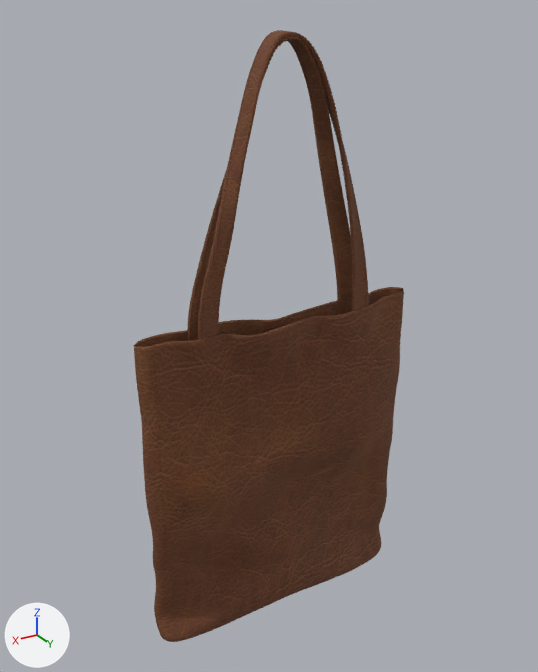
An edit to the FBX model Unity/First version/Assets/章節/結局二/家/包包2.fbx, drawn before and after from the same camera.
Both versions are drawn from a 50 mm lens placed at (4.47, 7.04, 7.66), pointed at (0.08, -0.29, 4.0). Arrows for +X, +Y and +Z are at lower left; the lights stay in place. Where no turn or scale is listed for an object, it has been applied to the vertices.

Names of what the first picture shows: 'Chi Tay Cam.001', 'Chi Tay Cam.002', 'Chi Tay Cam.003', 'Chi Tay Cam.004', 'Chi Tay Cam.006', 'Chi Tay Cam.007', 'Chi Tay Cam.008', 'Object001', 'Tay cam', 'Thread', 'Thread-inside', 'Tui'.
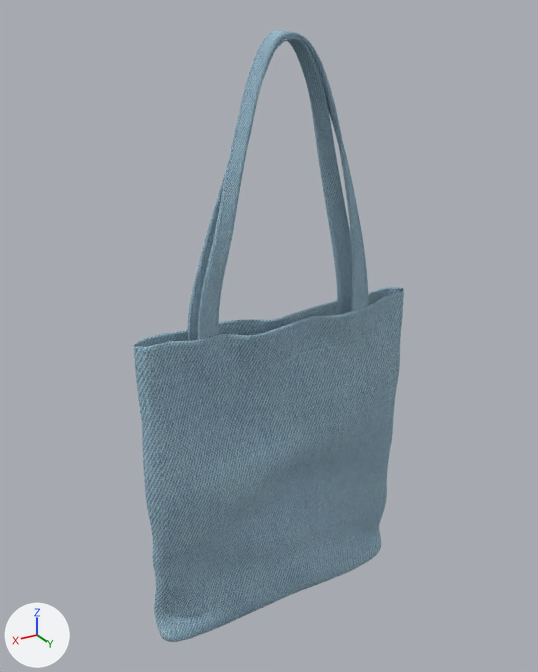
The newer file is also turned or shifted as a whole; pictures and numbers use the older file's frame.

The edits, one by one:
Picture '7e0ee97e9bc436d934ecc02cf3aa0672.jpg' (img_7e0ee97e9bc436d934ecc02cf3aa0672_jpg) is new.
Material 'Material #25' (mat_material__25) changes its picture from img_6e62ce66c86bf72e06f3f68dac3f11c4_jpg to img_7e0ee97e9bc436d934ecc02cf3aa0672_jpg.

Where the change shows, as pixel boxes (x1, y1, x2, y2) in the pictures (538 x 672 px):
'Tui', surface changed (brown to blue): (134, 287, 404, 642) in both
'Tay cam', surface changed (brown to blue): (187, 31, 369, 341) in both
'Object001', surface changed (brown to blue): (239, 399, 335, 536) in both
'Chi Tay Cam.007', surface changed (brown to blue): (217, 32, 355, 333) in both
'Chi Tay Cam.003', surface changed (brown to blue): (202, 30, 367, 339) in both
'Chi Tay Cam.006', surface changed (brown to blue): (190, 39, 351, 341) in both
'Thread', surface changed (brown to blue): (134, 294, 404, 352) in both
'Chi Tay Cam.002', surface changed (brown to blue): (288, 41, 342, 314) in both
'Thread-inside', surface changed (brown to blue): (137, 288, 403, 345) in both
'Chi Tay Cam.008', surface changed: (313, 58, 351, 232) in both
'Chi Tay Cam.004', surface changed: (328, 109, 338, 142) in both
